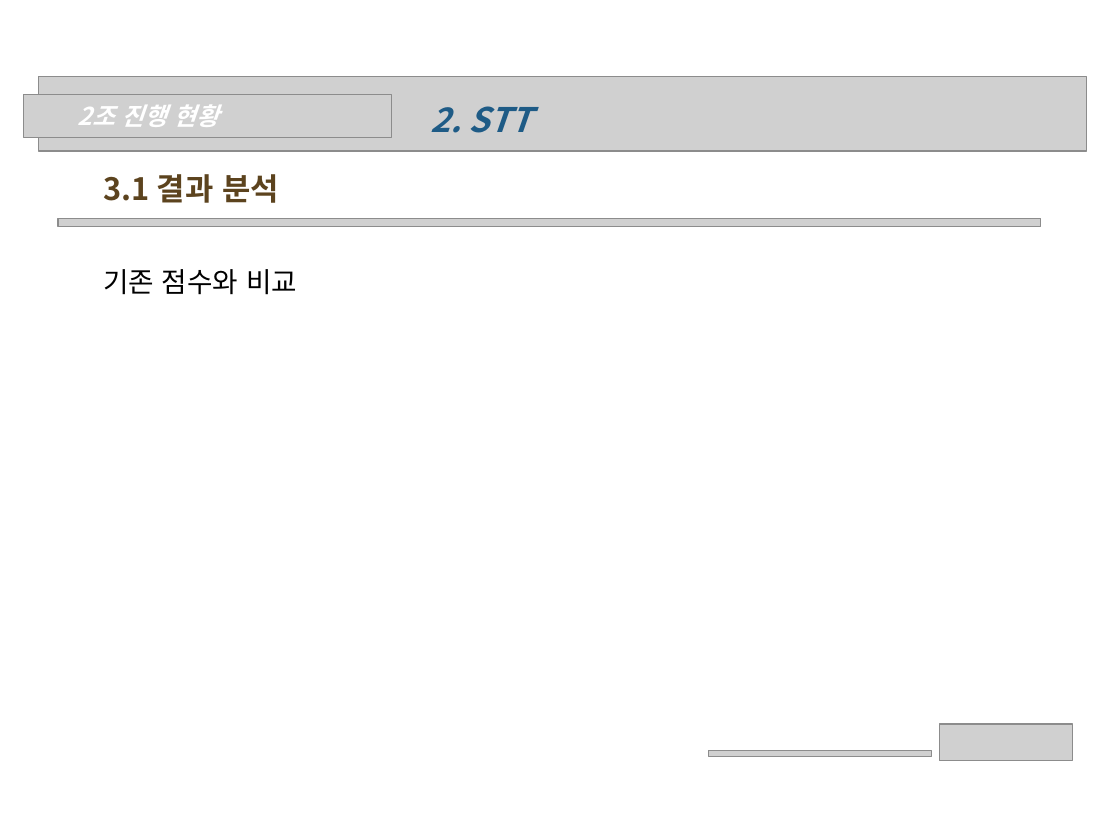
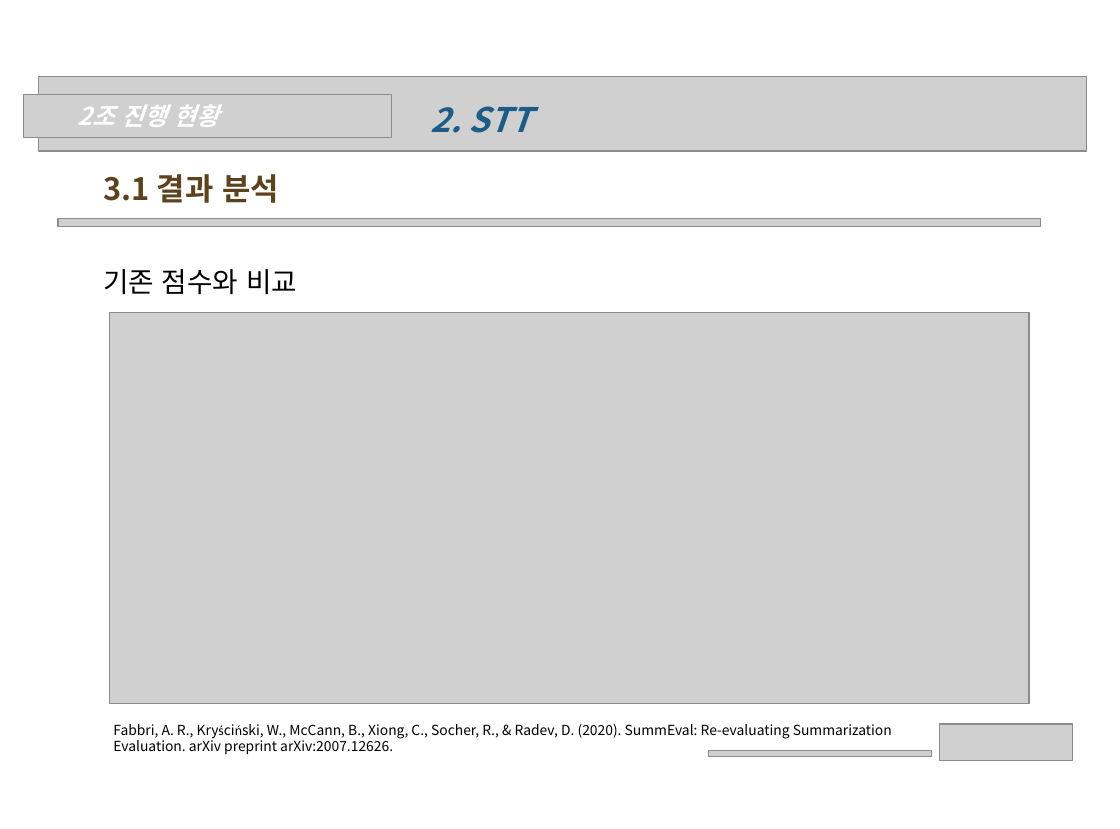
Before and after one commit to wonchul98/audio-to-summary, a slide deck: slide 10 of ppt/0527_2조_나현희_신원철.pptx. Drawn at 1120x829 pixels with LibreOffice and Linux fonts; fonts in the diff are those of the drawing; grey boxes stand for pictures; background and template pictures are left out. Boxes give left, top, right and bottom in pixels: in the first picture for what was removed or moved away, otherwise in the second. Text is boxed around its words. In the diff, an @@ line names an element or a change of style, - is before the commit and + after.

Commit message:
ppt

```diff
--- a/ppt/0527_2조_나현희_신원철.pptx
+++ b/ppt/0527_2조_나현희_신원철.pptx
@@ picture added at <box>110,312,1029,702</box> @@
@@ text added at <box>113,724,892,755</box>, 9 pt, text #000000 @@
+Fabbri, A. R., Kryściński, W., McCann, B., Xiong, C., Socher, R., & Radev, D. (2020). SummEval: Re-evaluating Summarization Evaluation. arXiv preprint arXiv:2007.12626.
```
Also in this commit, not shown: 9 other slides changed.
